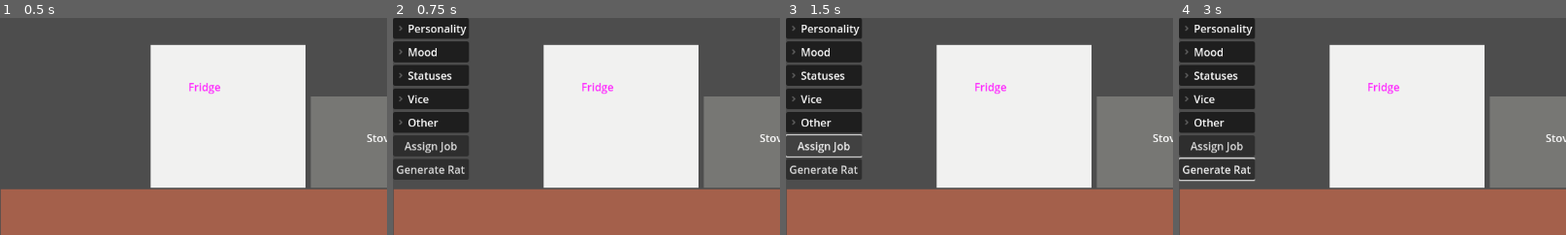
Above: before the commit, frames 1-4 (left to right).
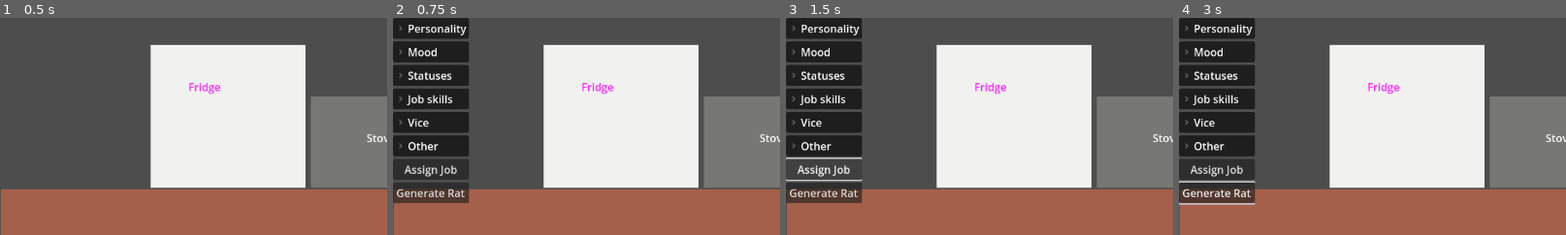
Above: after the commit, the same moments.

Repository: thorkellmani/ratbar
Game: Godot game, scene res://main.tscn
The game is run twice, just before and just after one commit, with the same random seed, the same clock (stepped at 60 frames per second) and the same inputs.
Inputs (mouse positions are % of the whole screen's width and height, from its top left):
- Up to frame 1 (0.5 s): no input
- Up to frame 2 (0.75 s): tap Enter at 0.5 s; move the mouse to (44, 81) at 0.52 s; hold D (move_right) from 0.53 s (still down); click (44, 81) at 0.67 s
- Up to frame 3 (1.5 s): release D (move_right) at 1.25 s; click "Assign Job" at 1.25 s
- Up to frame 4 (3 s): click "Generate Rat" at 2 s; tap Space at 2.75 s; move the mouse to (44, 81) at 2.77 s; hold S (move_down) from 2.78 s (still down); click (44, 81) at 2.92 s
The pictures show only the part of the screen within x 0-50%, y 0-50%; the shares and areas given below are measured in that part.

Frame 1 is identical in both runs. In frame 2, 3.1% of the frame differs, in the area x 0-20%, y 35-86%; in frame 3, 5.2%; in frame 4, 3.8%.

Commit message:
chore: small fix

Diff:
--- a/debug/panel/debug_panel.gd
+++ b/debug/panel/debug_panel.gd
@@ -44,6 +44,14 @@
 			result[stat_name] = {
 				"get": func(): return _rat.status.get(stat_name),
 				"set": func(value): _rat.status.set(stat_name, value),
+			}
+		return result,
+	"Job skills": func():
+		var result := {}
+		for stat_name in _rat._job_skills.get_keys():
+			result[stat_name] = {
+				"get": func(): return _rat._job_skills.get(stat_name),
+				"set": func(value): _rat._job_skills.set(stat_name, value),
 			}
 		return result,
 	"Vice": func():
Not shown, changed: docs/RAT_SIMULATION_TODO_LIST.md
